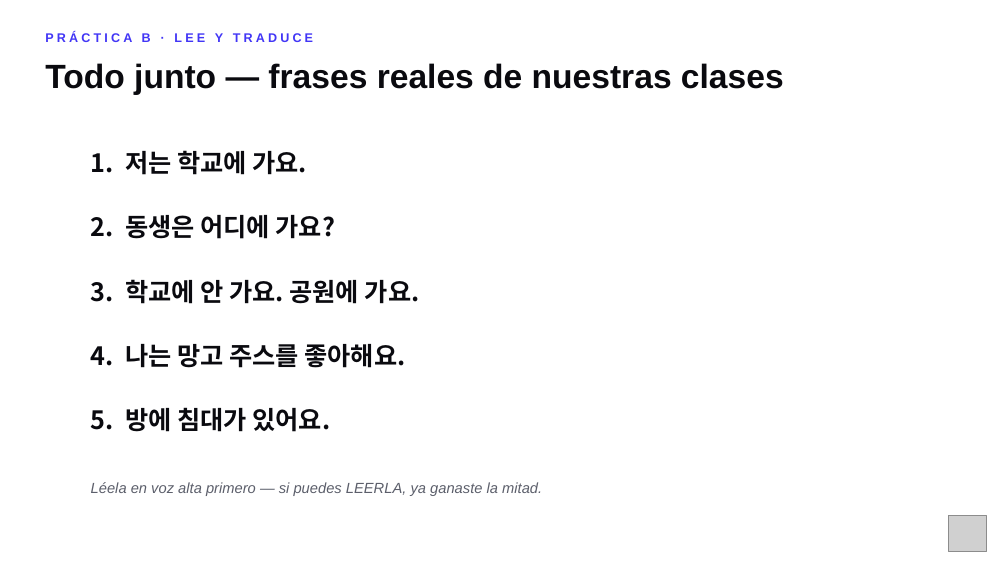
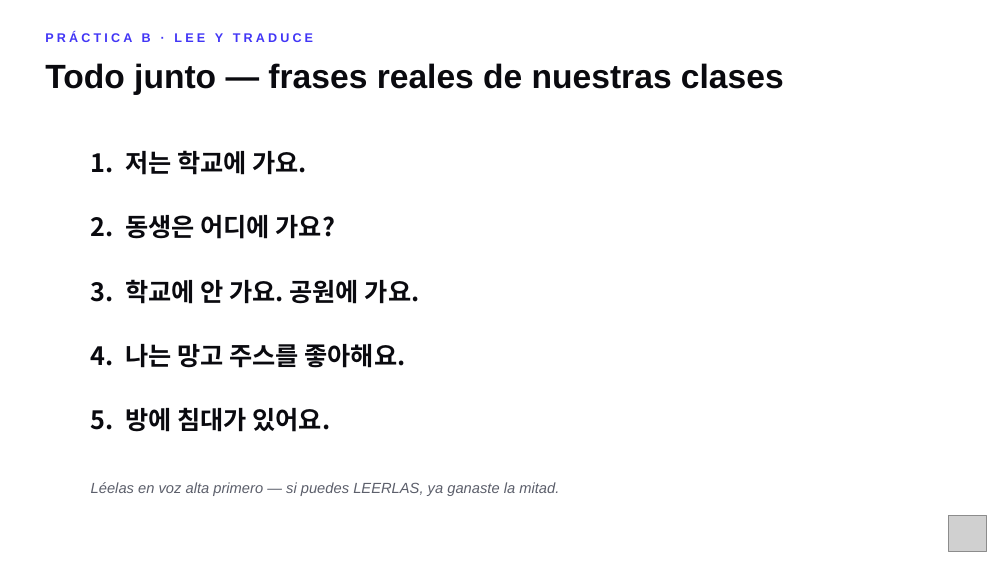
Before and after one commit to academiaseul/ACADEMIASEULWEB, a slide deck: slide 28 of A1_Nivel_1/Repaso_MidTerm_A1.pptx (slide 17 before the commit). Drawn at 1008x567 pixels with LibreOffice and Linux fonts; fonts in the diff are those of the drawing; grey boxes stand for pictures. Boxes give left, top, right and bottom in pixels: in the first picture for what was removed or moved away, otherwise in the second. Text is boxed around its words. In the diff, an @@ line names an element or a change of style, - is before the commit and + after.

```diff
--- a/A1_Nivel_1/Repaso_MidTerm_A1.pptx
+++ b/A1_Nivel_1/Repaso_MidTerm_A1.pptx
@@ text at (x1=91, y1=482, x2=559, y2=496): text changed @@
-Léela en voz alta primero — si puedes LEERLA, ya ganaste la mitad.
+Léelas en voz alta primero — si puedes LEERLAS, ya ganaste la mitad.
```
Also in this commit, not shown: 13 other slides changed, 14 slides added, 3 other files.
